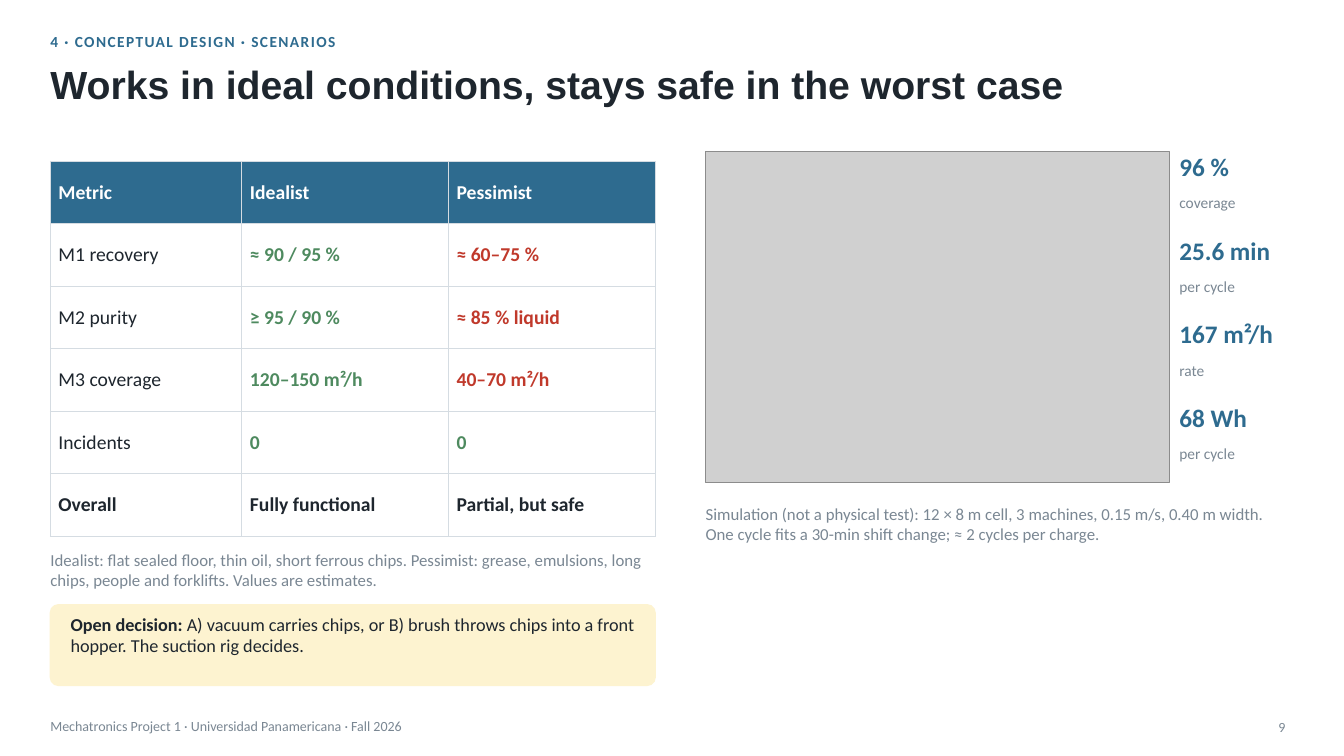
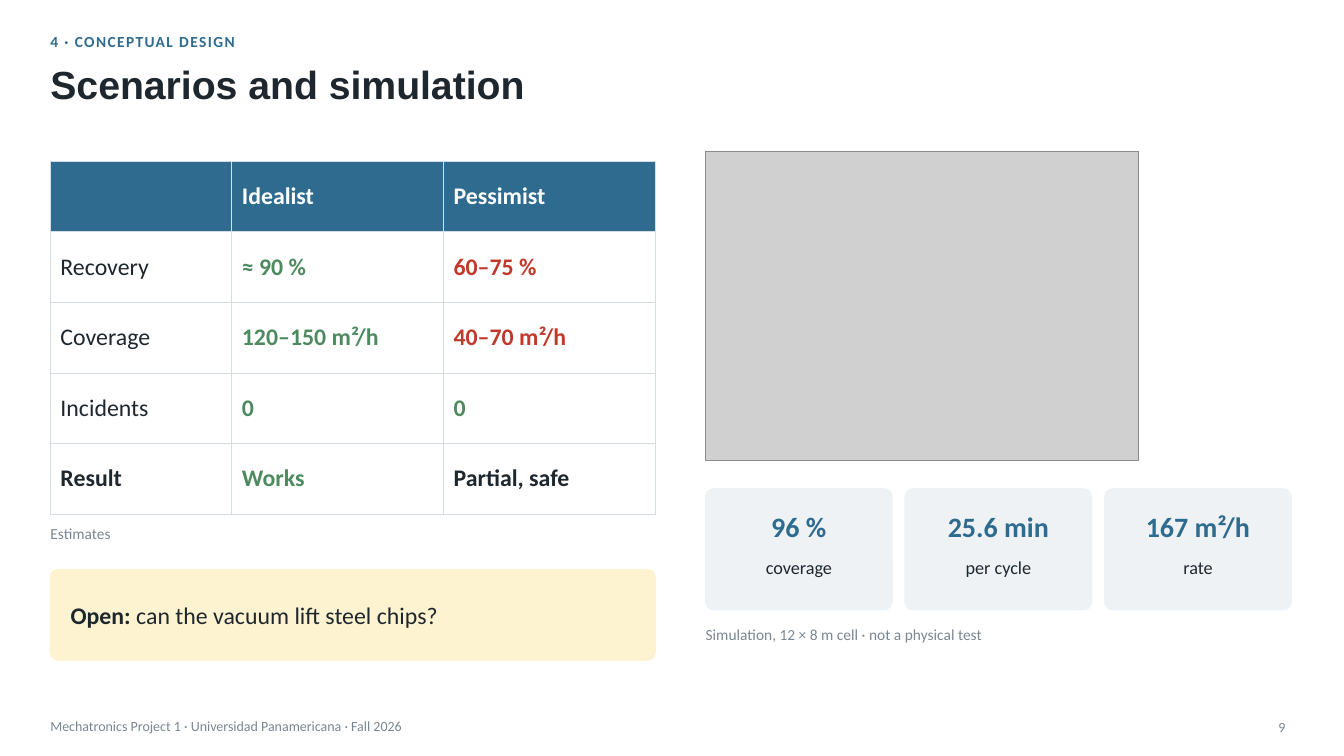
Before and after one commit to Happenedspice17/industrial-waste-clean-machine, a slide deck: slide 9 of docs/semester-1-deliverables/Final_Presentation_Waste_Robot_v2.pptx. Drawn at 1344x756 pixels with LibreOffice and Linux fonts; fonts in the diff are those of the drawing; grey boxes stand for pictures. Boxes give left, top, right and bottom in pixels: in the first picture for what was removed or moved away, otherwise in the second. Text is boxed around its words. In the diff, an @@ line names an element or a change of style, - is before the commit and + after.

```diff
--- a/docs/semester-1-deliverables/Final_Presentation_Waste_Robot_v2.pptx
+++ b/docs/semester-1-deliverables/Final_Presentation_Waste_Robot_v2.pptx
@@ text at (50,37,234,47): text changed @@
-4 · CONCEPTUAL DESIGN · SCENARIOS
+4 · CONCEPTUAL DESIGN
@@ title at (50,70,525,100): text changed @@
-Works in ideal conditions, stays safe in the worst case
+Scenarios and simulation
@@ table at (50,161,655,493) @@
-row 1: Metric | Idealist | Pessimist
-row 2: M1 recovery | ≈ 90 / 95 % | ≈ 60–75 %
-row 3: M2 purity | ≥ 95 / 90 % | ≈ 85 % liquid
-row 4: M3 coverage | 120–150 m²/h | 40–70 m²/h
+row 1:  | Idealist | Pessimist
+row 2: Recovery | ≈ 90 % | 60–75 %
+row 3: Coverage | 120–150 m²/h | 40–70 m²/h
-row 6: Overall | Fully functional | Partial, but safe
+row 5: Result | Works | Partial, safe
@@ picture: place and size @@
-picture at (706,151,1170,483)
+picture at (706,151,1139,461)
@@ text removed at (1179,409,1247,427) @@
-68 Wh
@@ text removed at (1179,448,1235,462) @@
-per cycle
@@ text "96 %": place and size @@
-text "96 %" at (1179,158,1205,176)
+text "96 %" at (771,518,799,537)
@@ text removed at (706,508,1263,543) @@
-Simulation (not a physical test): 12 × 8 m cell, 3 machines, 0.15 m/s, 0.40 m width. One cycle fits a 30-min shift change; ≈ 2 cycles per charge.
@@ rounded rectangle added at (706,489,892,610), fill #EEF2F5, outline #EEF2F5 1 pt @@
@@ text "25.6 min": place and size @@
-text "25.6 min" at (1179,242,1270,260)
+text "25.6 min" at (948,517,1049,537)
@@ rounded rectangle added at (905,489,1092,610), fill #EEF2F5, outline #EEF2F5 1 pt @@
@@ size 18 to 20 pt; alignment left to centre; vertical alignment top to middle in 3 elements at (771,518,799,537), (948,517,1049,537), (1146,515,1250,539) @@
@@ text "167 m²/h": place and size @@
-text "167 m²/h" at (1179,323,1273,344)
+text "167 m²/h" at (1146,515,1250,539)
@@ rounded rectangle added at (1105,489,1292,610), fill #EEF2F5, outline #EEF2F5 1 pt @@
@@ text at (50,528,110,539): text changed; size 12 to 11 pt @@
-Idealist: flat sealed floor, thin oil, short ferrous chips. Pessimist: grease, emulsions, long chips, people and forklifts. Values are estimates.
+Estimates
@@ text "coverage": place and size @@
-text "coverage" at (1179,200,1235,211)
+text "coverage" at (766,565,832,577)
@@ text "per cycle": place and size @@
-text "per cycle" at (1179,281,1235,295)
+text "per cycle" at (966,561,1032,577)
@@ size 11 to 13 pt, text colour #7A8793 to #1E262E; alignment left to centre in 3 elements at (766,565,832,577), (966,561,1032,577), (1183,562,1212,574) @@
@@ text "rate": place and size @@
-text "rate" at (1179,366,1204,376)
+text "rate" at (1183,562,1212,574)
@@ rounded rectangle: place and size @@
-rounded rectangle at (50,605,655,686)
+rounded rectangle at (50,570,655,660)
@@ rounded rectangle at (50,570,655,660): proportions changed @@
@@ text "Open: can the vacuum lift ..." at (71,607,438,628): vertical alignment top to middle @@
@@ text at (71,607,438,628): text changed; size 13 to 17 pt @@
-Open decision: A) vacuum carries chips, or B) brush throws chips into a front hopper. The suction rig decides.
+Open: can the vacuum lift steel chips?
@@ text added at (706,629,982,643), 11 pt, text #7A8793 @@
+Simulation, 12 × 8 m cell · not a physical test
```
Also in this commit, not shown: 7 other slides changed, 1 slide added, 1 slide removed, 2 other files.
